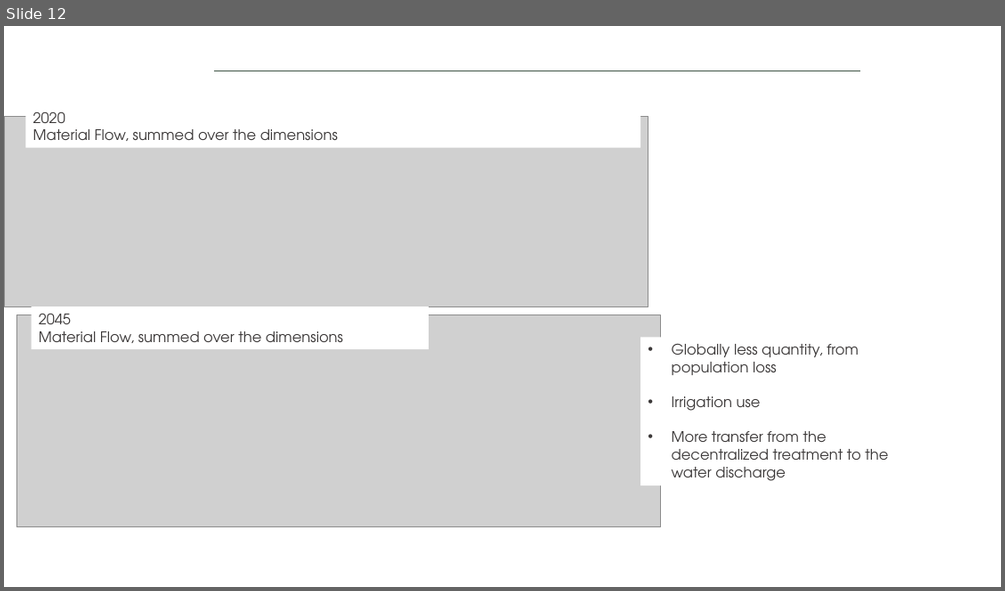
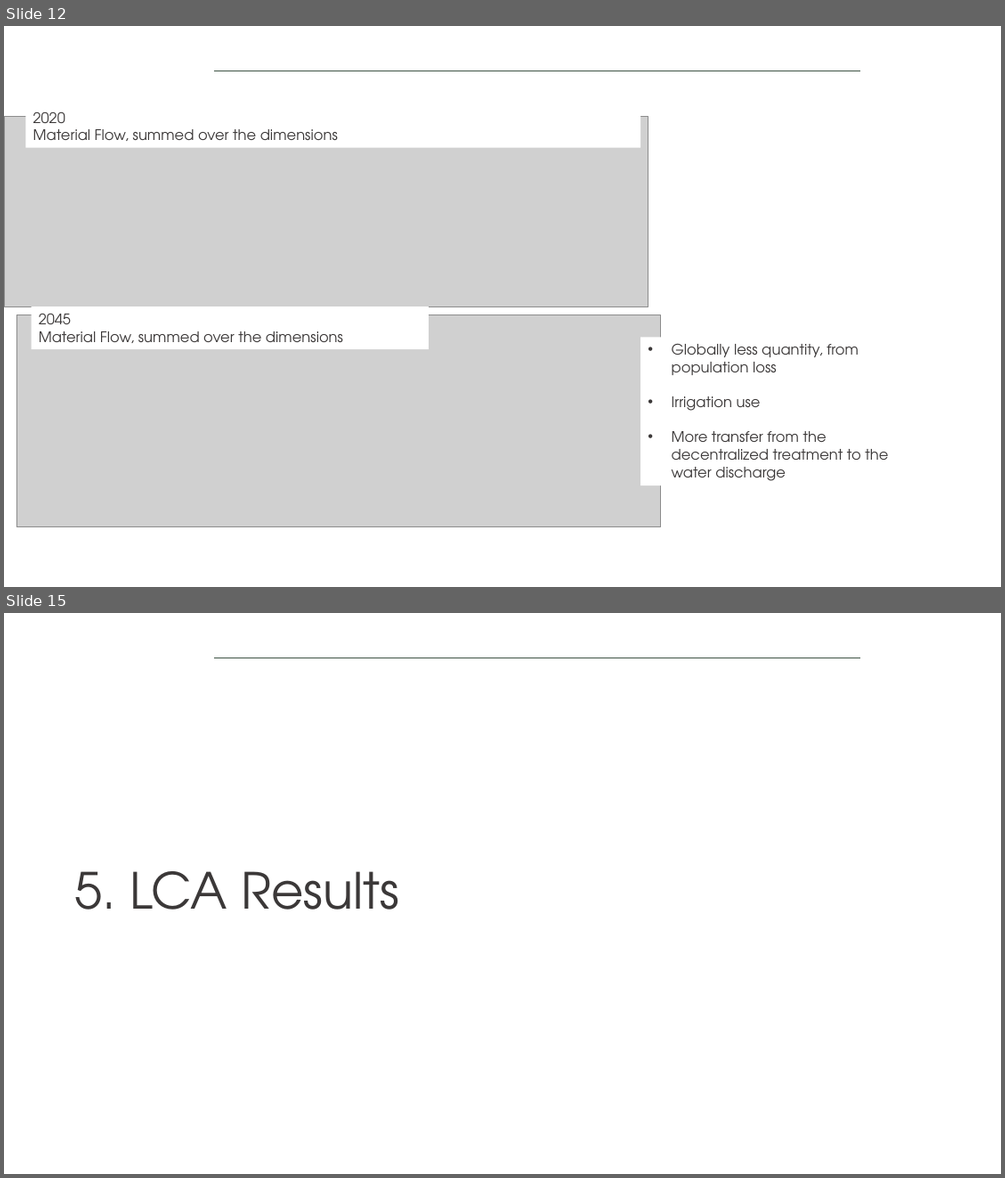
Before and after one commit to isabelapi/PAW_MFA_LCA_2025, a slide deck: presentation/dds_autumn_school_2025_paw_presentation_14-11-2025.pptx. Shown one above the other, each under a label of ours: slide 12 before the commit, slides 12 and 15 after it; the slides between them are not shown. The pictures are 1005x591 and 1005x1178 pixels, drawn with LibreOffice and Linux fonts; fonts in the diff are those of the drawing; grey boxes stand for pictures; background and template pictures are left out. Boxes give left, top, right and bottom in pixels: in the first picture for what was removed or moved away, otherwise in the second. Text is boxed around its words. In the diff, an @@ line names an element or a change of style, - is before the commit and + after.

Commit message:
LCA results template

```diff
--- a/presentation/dds_autumn_school_2025_paw_presentation_14-11-2025.pptx
+++ b/presentation/dds_autumn_school_2025_paw_presentation_14-11-2025.pptx
@@ slide 15 added at box(4, 613, 1001, 1174), background #FFFFFF; not listed: 1 template element that a slide beside it also shows @@
@@ text added at box(75, 871, 400, 909), 48 pt, text #3B3838 @@
+5. LCA Results
```
Also in this commit, not shown: 2 other slides added.
